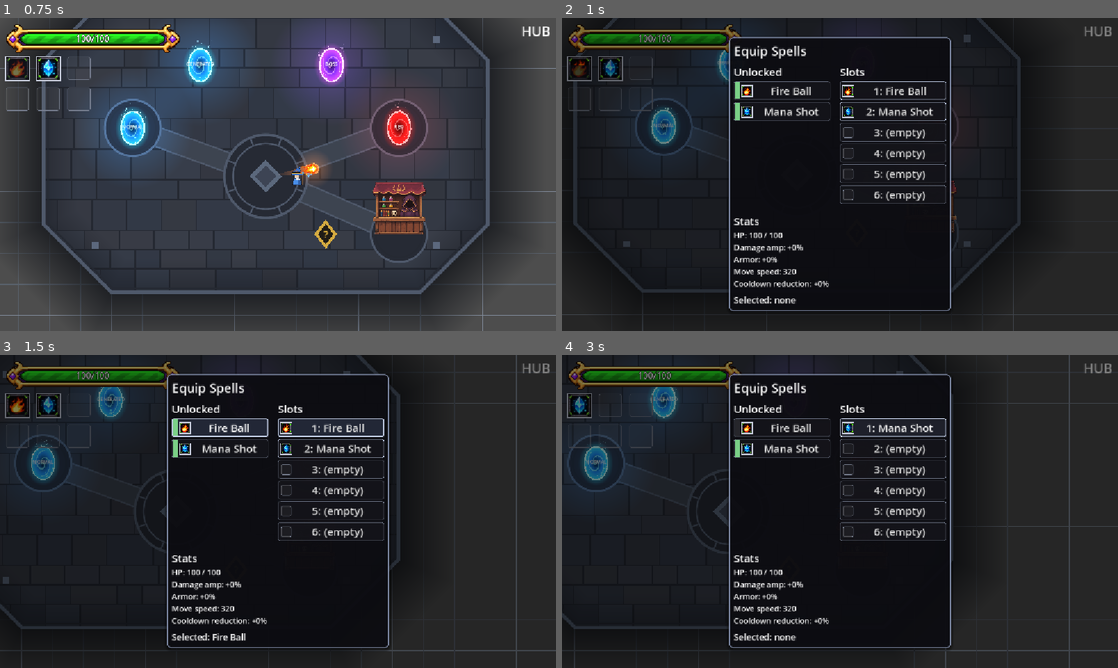
Above: before the commit, frames 1-4 (two rows, left to right).
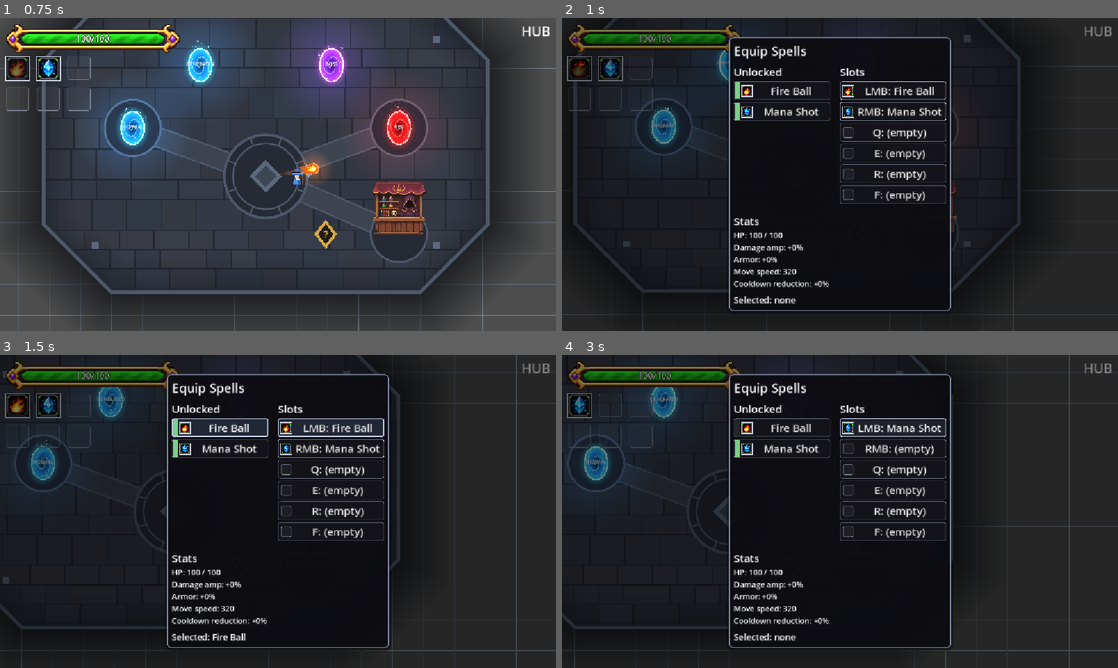
Above: after the commit, the same moments.

Repository: BestestGameStudio/gangU
Game: Godot game, scene res://scenes/main.tscn
The game is run twice, just before and just after one commit, with the same random seed, the same clock (stepped at 60 frames per second) and the same inputs.
Inputs (mouse positions are in pixels of both pictures, inside the frame that each line leads up to):
- Up to frame 1 (0.75 s): tap Enter at 0.5 s; move the mouse to (400, 158) at 0.52 s; hold D (move_right) from 0.53 s (still down); hold Space (cast) from 0.53 s (still down); click (400, 158) at 0.67 s
- Up to frame 2 (1 s): keep holding D (move_right); keep holding Space (cast); tap Tab (equip_panel) at 0.8 s
- Up to frame 3 (1.5 s): release D (move_right) at 1.25 s; release Space (cast) at 1.25 s; click "Fire Ball" at 1.25 s
- Up to frame 4 (3 s): click "Mana Shot" at 2 s; click (895, 426) at 2.75 s, where only the run before the commit has a clickable "1: Fire Ball"

Frame 1 is identical in both runs. In frame 2, 0.9% of the frame differs, in the area x 53-69%, y 22-58%; in frame 3, 0.8%; in frame 4, 0.9%.

Commit message:
feat(input): spell slot keys 1-6 -> LMB, RMB, Q, E, R, F (#319)
Daniel (WhatsApp 2026-11-08): change the six slot keybinds to left click,
right click, q, e, r, f instead of 1-6.

- spell_caster.gd: spell_slot_1/2 bind mouse buttons, 3-6 bind Q/E/R/F;
  SLOT_KEY_LABELS single source for UI display
- project.godot: legacy generic cast drops LMB (now slot 1; Space kept)
- equip_panel.gd: slot buttons show the cast key, not the digit
- test319 harness: bindings + cast-once + modal suppression, ALL PASS
- ARCHITECTURE.md O2 keybind note updated

Consumable-use key is still E (now shared with slot 4) pending Daniel's
call on moving it - flagged in the PR, not folded in silently.

Diff:
--- a/project.godot
+++ b/project.godot
@@ -43,7 +43,7 @@
 }
 cast={
 "deadzone": 0.5,
-"events": [Object(InputEventKey,"resource_local_to_scene":fa …(209 unchanged characters)… "location":0,"echo":false,"script":null), Object(InputEventMouseButton,"resource_local_to_scene":false,"resource_name":"","device":-1,"window_id":0,"alt_pressed":false,"shift_pressed":false,"ctrl_pressed":false,"meta_pressed":false,"button_mask":0,"position":Vector2(0, 0),"global_position":Vector2(0, 0),"factor":1.0,"button_index":1,"canceled":false,"pressed":false,"double_click":false,"script":null)]
+"events": [Object(InputEventKey,"resource_local_to_scene":fa …(209 unchanged characters)… "location":0,"echo":false,"script":null)]
 }
 dash={
 "deadzone": 0.5,
--- a/scripts/equip_panel.gd
+++ b/scripts/equip_panel.gd
@@ -284,7 +284,7 @@
 	var slots: Array = _caster.get_slots()
 	for i in _slot_buttons.size():
 		var occupant: Spell = slots[i] if i < slots.size() else null
-		_slot_buttons[i].text = "%d: %s" % [i + 1, occupant.spell_name if occupant != null else "(empty)"]
+		_slot_buttons[i].text = "%s: %s" % [SpellCaster.slot_key_label(i), occupant.spell_name if occupant != null else "(empty)"] # #319: show cast key, not digit
 		var move_source := occupant != null and occupant == _selected
 		var sborder := UiStyle.B_ASSIGNED if occupant != null else UiStyle.B_DIM
 		if move_source:
--- a/scripts/spell_caster.gd
+++ b/scripts/spell_caster.gd
@@ -5,12 +5,14 @@
 ## Supports many spells and later switching (#10) via add_spell/next_spell.
 ##
 ## #10 slots extension (Contract B, ADDITIVE): an UNLOCKED inventory plus six
-## nullable equip SLOTS with direct per-slot casting on keys 1-6 (human-settled:
-## 6 slots, keys 1-6, direct per-slot cast, run-scoped reset, equip panel, one
-## spell one slot). The legacy cycle path (spells/add_spell/spell_added/
-## next_spell/equipped_spell/cast, generic LMB/Space) is preserved untouched
-## for production and harness compatibility; the cycle's removal and the
-## generic cast role remain OPEN human choices. The caster never prefills a
+## nullable equip SLOTS with direct per-slot casting (human-settled: 6 slots,
+## one key per slot, direct per-slot cast, run-scoped reset, equip panel, one
+## spell one slot; slot keys were digits 1-6, re-settled to LMB/RMB/Q/E/R/F by
+## #319). The legacy cycle path (spells/add_spell/spell_added/
+## next_spell/equipped_spell/cast) keeps Space as its generic cast key; LMB
+## left the `cast` action in #319 because it is now slot 1 (a press would
+## otherwise fire BOTH the cycle-equipped spell and slot 1). The cycle's
+## removal and the generic cast role remain OPEN human choices. The caster never prefills a
 ## #262 (Daniel, 2026-11-08, "yes first empty slots, and without replacement"):
 ## unlock_spell auto-binds each newly granted spell to the FIRST EMPTY slot;
 ## main.gd's starting_spells seeding at boot (#238) rides the same path and
@@ -61,18 +63,33 @@
 		add_spell(s)
 	_register_slot_actions()
 
+## #319 (Daniel, 2026-11-08): slot cast keys are LMB, RMB, Q, E, R, F for
+## slots 1-6 (was digits 1-6). Slots 1-2 bind mouse buttons, 3-6 physical
+## letter keys. SLOT_KEY_LABELS is the single source for UI display.
+const SLOT_KEY_LABELS: Array[String] = ["LMB", "RMB", "Q", "E", "R", "F"]
+const SLOT_KEYCODES: Array[int] = [0, 0, KEY_Q, KEY_E, KEY_R, KEY_F]
+
 ## #10 slots: runtime action+binding registration. Idempotent across scene
 ## reloads (InputMap is global): existing actions are left untouched, so
-## nothing stacks. project.godot stays untouched; keys 1-6 are human-settled.
+## nothing stacks. project.godot stays untouched; #319 keys are human-settled.
 func _register_slot_actions() -> void:
 	for i in SLOT_COUNT:
 		var action := StringName("spell_slot_%d" % (i + 1))
 		if InputMap.has_action(action):
 			continue
 		InputMap.add_action(action)
-		var ev := InputEventKey.new()
-		ev.physical_keycode = KEY_1 + i
-		InputMap.action_add_event(action, ev)
+		if i < 2:
+			var mev := InputEventMouseButton.new()
+			mev.button_index = MOUSE_BUTTON_LEFT if i == 0 else MOUSE_BUTTON_RIGHT
+			InputMap.action_add_event(action, mev)
+		else:
+			var ev := InputEventKey.new()
+			ev.physical_keycode = SLOT_KEYCODES[i]
+			InputMap.action_add_event(action, ev)
+
+## #319: HUD/equip-panel display name for a slot's cast key (single source).
+static func slot_key_label(index: int) -> String:
+	return SLOT_KEY_LABELS[index] if index >= 0 and index < SLOT_COUNT else "?"
 
 func add_spell(spell: Spell) -> void:
 	unlock_spell(spell)
--- /dev/null
+++ b/scripts/test319_slot_rebind.gd
@@ -0,0 +1,129 @@
+extends SceneTree
+## #319 harness: slot cast keys are LMB, RMB, Q, E, R, F (re-settled by Daniel
+## 2026-11-08 from digits 1-6); the legacy generic `cast` keeps Space only
+## (LMB is slot 1 now, a press must not double-fire).
+##
+## Coverage:
+##   1. spell_slot_1 binds mouse LEFT, spell_slot_2 binds mouse RIGHT.
+##   2. spell_slot_3..6 bind physical Q, E, R, F.
+##   3. No spell_slot action binds digit keys 1-6 anymore.
+##   4. The legacy `cast` action has NO mouse-button events (Space preserved).
+##   5. Functional: pressing spell_slot_1 casts slot 1 (Fire Ball) exactly once.
+##   6. Modal UI suppression still gates input-driven slot casts.
+##   7. After the modal closes, spell_slot_2 casts slot 2 (Mana Shot).
+var scene: Node
+var p: Player
+var caster: SpellCaster
+var modal: Control
+var cast_log: Array = []
+var phase := 0
+var t := 0.0
+var ok := true
+
+func _initialize() -> void:
+	scene = load("res://scenes/main.tscn").instantiate()
+	root.add_child(scene)
+	current_scene = scene
+	p = scene.get_node("Player")
+	caster = p.get_node("SpellCaster")
+	caster.spell_cast.connect(func(s: Spell): cast_log.append(s.spell_name))
+
+func _fail(msg: String, extra: Variant = null) -> void:
+	print("[319] FAIL ", msg, "" if extra == null else str(": ", extra))
+	ok = false
+
+func _pass(msg: String) -> void:
+	print("[319] ", msg, " -> PASS")
+
+func _mouse_button(action: StringName) -> int:
+	for ev in InputMap.action_get_events(action):
+		if ev is InputEventMouseButton:
+			return ev.button_index
+	return 0
+
+func _keycodes(action: StringName) -> Array:
+	var out: Array = []
+	for ev in InputMap.action_get_events(action):
+		if ev is InputEventKey:
+			out.append(ev.physical_keycode)
+	return out
+
+func _process(delta: float) -> bool:
+	t += delta
+	match phase:
+		0:
+			# Main._ready (hub load + slot seeding + action registration).
+			if scene.current_area == null:
+				return false
+			phase = 1; t = 0
+		1:
+			if t > 0.3:
+				# 1-3: slot action bindings.
+				if _mouse_button(&"spell_slot_1") == MOUSE_BUTTON_LEFT:
+					_pass("slot 1 bound to left mouse button")
+				else:
+					_fail("slot 1 mouse binding", _mouse_button(&"spell_slot_1"))
+				if _mouse_button(&"spell_slot_2") == MOUSE_BUTTON_RIGHT:
+					_pass("slot 2 bound to right mouse button")
+				else:
+					_fail("slot 2 mouse binding", _mouse_button(&"spell_slot_2"))
+				var want := [KEY_Q, KEY_E, KEY_R, KEY_F]
+				var keys_ok := true
+				for i in 4:
+					if _keycodes(StringName("spell_slot_%d" % (i + 3))) != [want[i]]:
+						keys_ok = false
+						_fail("slot %d keycode" % (i + 3), _keycodes(StringName("spell_slot_%d" % (i + 3))))
+				if keys_ok:
+					_pass("slots 3-6 bound to physical Q, E, R, F")
+				var digits_ok := true
+				for i in SpellCaster.SLOT_COUNT:
+					for kc in _keycodes(StringName("spell_slot_%d" % (i + 1))):
+						if kc >= KEY_1 and kc <= KEY_6:
+							digits_ok = false
+							_fail("slot %d still binds a digit" % (i + 1), kc)
+				if digits_ok:
+					_pass("no slot binds digit keys 1-6")
+				# 4: legacy cast has no mouse events.
+				if _mouse_button(&"cast") == 0:
+					_pass("legacy cast has no mouse button (LMB moved to slot 1)")
+				else:
+					_fail("legacy cast still binds a mouse button", _mouse_button(&"cast"))
+				phase = 2; t = 0
+		2:
+			# 5: one LMB press casts slot 1 exactly once.
+			Input.action_press(&"spell_slot_1")
+			phase = 3; t = 0
+		3:
+			if t > 0.3:
+				Input.action_release(&"spell_slot_1")
+				if cast_log == ["Fire Ball"]:
+					_pass("LMB slot-1 press cast Fire Ball exactly once")
+				else:
+					_fail("slot-1 press cast log", cast_log)
+				# 6: modal UI suppresses input-driven slot casts.
+				modal = Control.new()
+				modal.add_to_group("modal_ui")
+				scene.add_child(modal)
+				Input.action_press(&"spell_slot_2")
+				phase = 4; t = 0
+		4:
+			if t > 0.3:
+				Input.action_release(&"spell_slot_2")
+				if cast_log == ["Fire Ball"]:
+					_pass("modal UI suppresses slot casts")
+				else:
+					_fail("slot cast fired while modal open", cast_log)
+				# 7: after the modal closes, slot 2 casts.
+				modal.queue_free()
+				Input.action_press(&"spell_slot_2")
+				phase = 5; t = 0
+		5:
+			if t > 0.3:
+				Input.action_release(&"spell_slot_2")
+				if cast_log == ["Fire Ball", "Mana Shot"]:
+					_pass("slot-2 press casts Mana Shot after modal closes")
+				else:
+					_fail("slot-2 press cast log", cast_log)
+				print("[319] RESULT: ", "ALL PASS" if ok else "FAILURES")
+				quit(0 if ok else 1)
+	return not ok
Not shown, added: scripts/test319_slot_rebind.gd.uid
Not shown, changed: ARCHITECTURE.md
